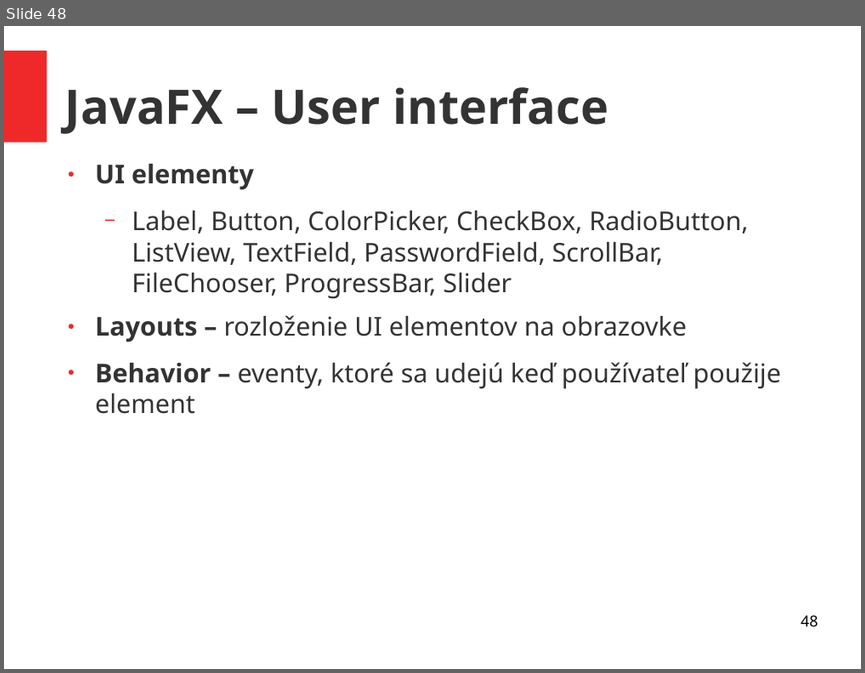
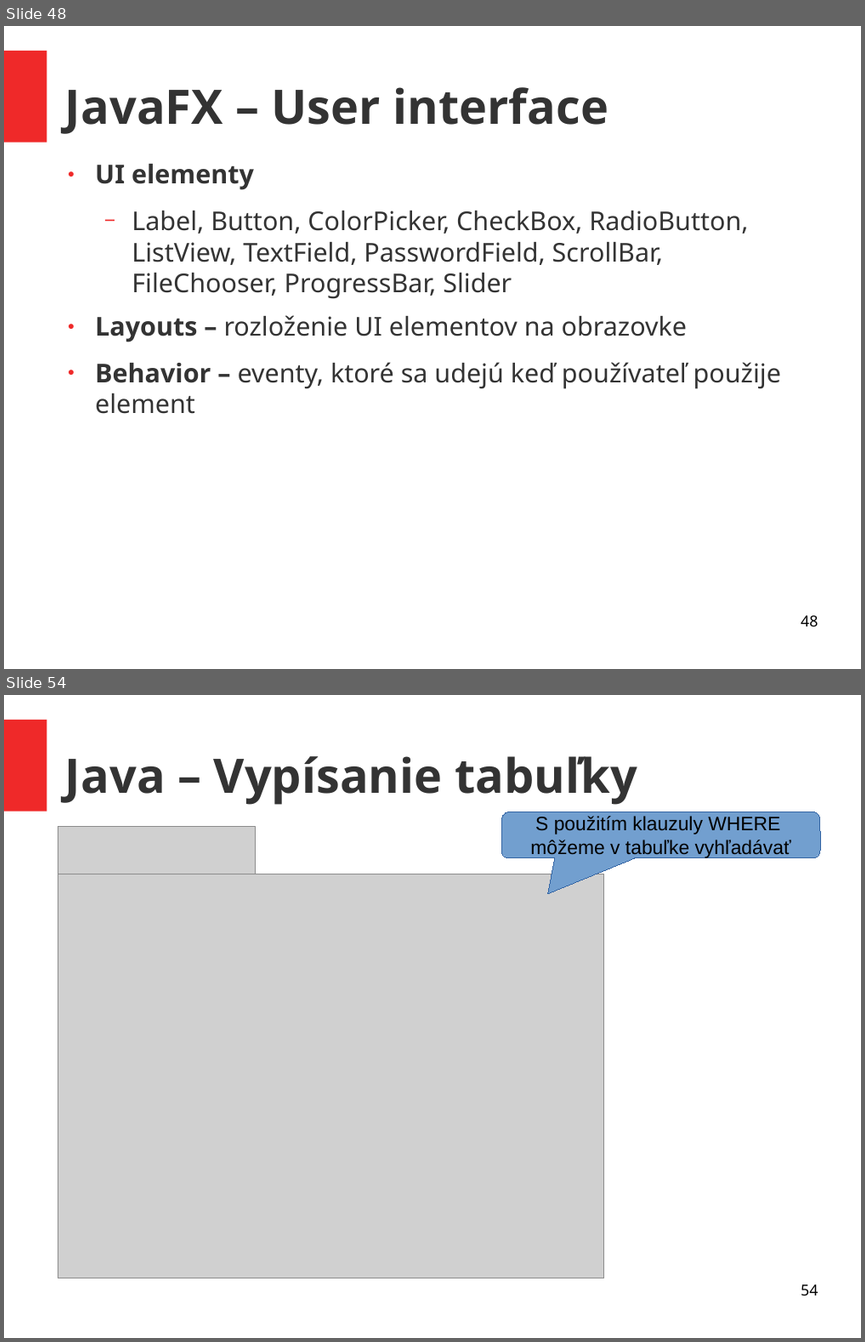
Before and after one commit to ukf-michalkohutek/prezentacia, a slide deck: seminar2.odp. Shown one above the other, each under a label of ours: slide 48 before the commit, slides 48 and 54 after it; the slides between them are not shown. The pictures are 865x673 and 865x1342 pixels, drawn with LibreOffice and Linux fonts; fonts in the diff are those of the drawing; grey boxes stand for pictures. Boxes give left, top, right and bottom in pixels: in the first picture for what was removed or moved away, otherwise in the second. Text is boxed around its words. In the diff, an @@ line names an element or a change of style, - is before the commit and + after.

```diff
--- a/seminar2.odp
+++ b/seminar2.odp
@@ slide 54 added at bbox=[4, 695, 861, 1338], background #FFFFFF; not listed: 1 template element that a slide beside it also shows @@
@@ title added at bbox=[65, 756, 637, 805], 44 pt, text #333333, bold @@
+Java – Vypísanie tabuľky
@@ rounded speech box added at bbox=[501, 811, 820, 858], fill #729FCF, outline #3465A4 0 pt, 18 pt, text #000000 @@
+S použitím klauzuly WHERE
+môžeme v tabuľke vyhľadávať
@@ picture added at bbox=[58, 827, 255, 873] @@
@@ text added at bbox=[95, 825, 102, 861], 24 pt, text #333333 @@
+● J
@@ picture added at bbox=[58, 873, 604, 1278] @@
@@ page number added at bbox=[800, 1284, 817, 1296], 14 pt, text #000000 @@
+54
```
Also in this commit, not shown: 11 other slides added, 1 other file.
